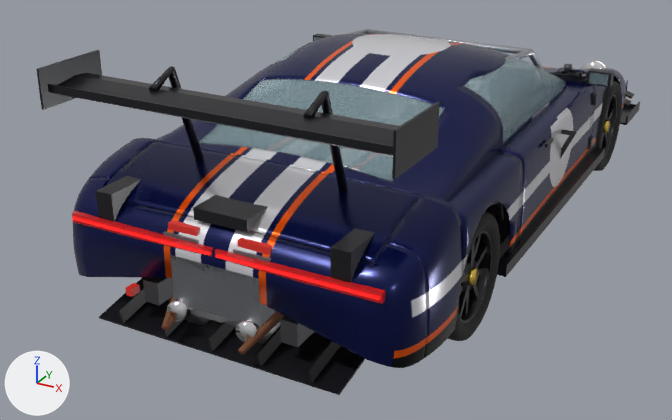
Two versions of the glTF model godot/assets/fastback.glb, one commit apart.
Rendered twice from a 50 mm lens placed at (2.37, -5.43, 2.57), pointed at (-0.35, -0.48, 0.1). Arrows for +X, +Y and +Z are at lower left; the lights stay in place. The first picture is the older version. Where no turn or scale is listed for an object, it has been applied to the vertices. Vertices at exactly the same position are counted once.

The first picture shows 'Body_Rear', 'Body_Sides', 'Bumper_R', 'Diffuser', 'Door_FR', 'Engine', 'Exhaust', 'Headers', 'IntakeManifold', 'RearWing', 'Rear_Glass', 'Roof_Pillars', 'Taillight_R', 'Trunk', 'Window_FR' and 27 more.
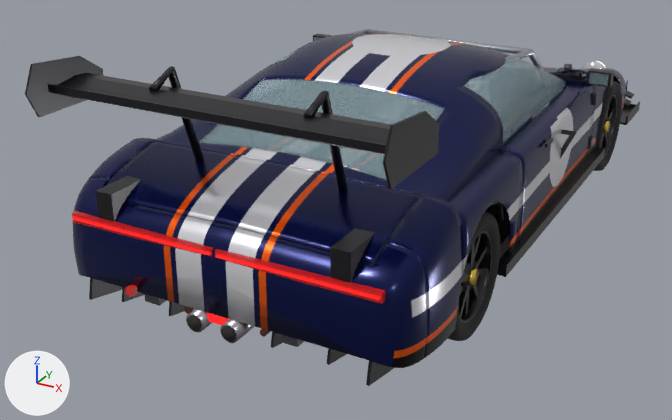
Changed parts and their boxes [x1, y1, x2, y2] in the pictures (672 x 420 px; the box of a moved part takes in the faces that stretch with it):
'RearWing', reshaped: before [36, 50, 440, 191]; after [25, 56, 439, 191]
'Diffuser', reshaped (mostly hidden afterwards): before [99, 277, 365, 395]; after [89, 278, 394, 386]
'Engine', moved (not visible afterwards): before [163, 220, 302, 327]
'IntakeManifold', moved (not visible afterwards): before [193, 195, 268, 232]
'Exhaust', reshaped: before [167, 298, 281, 344]; after [186, 309, 255, 343]
'Headers', moved (mostly hidden): before [161, 292, 284, 355]; after [184, 306, 270, 337]
part 1 of me_bumper_r, moved or reshaped (not visible before): after [90, 277, 367, 360]
part 2 of me_diffuser, added: after [207, 312, 229, 325]
part 3 of me_diffuser, rebuilt (not visible afterwards): before [99, 277, 365, 395]
part 4 of me_diffuser, deleted (black): before [118, 287, 146, 323]
part 5 of me_diffuser, deleted (black): before [308, 340, 340, 383]
part 6 of me_diffuser, deleted: before [208, 322, 235, 352]
part 7 of me_diffuser, reshaped: before [162, 318, 282, 367]; after [89, 278, 394, 386]
part 8 of me_rearwing, rebuilt (16% wider): before [392, 102, 440, 179]; after [383, 111, 439, 189]
part 9 of me_rearwing, rebuilt (19% wider): before [36, 50, 102, 110]; after [25, 56, 104, 118]
part 10 of me_exhaust, added: after [187, 315, 202, 331]
part 11 of me_exhaust, added: after [221, 325, 237, 342]
part 12 of me_exhaust, moved or reshaped (mostly hidden afterwards): before [169, 298, 281, 344]; after [186, 309, 238, 343]
part 13 of me_exhaust, recoloured: before [167, 299, 254, 342]; after [187, 311, 255, 343]

Patch to the scene script:
```diff
--- a/godot/assets/fastback.glb.py
+++ b/godot/assets/fastback.glb.py
@@ mat_titanium @@
+mat_titanium = principled_material('titanium')
+mat_titanium.base_color = (0.46, 0.43, 0.48)  # grey #b5afb8
+mat_titanium.metallic = 1.0
+mat_titanium.roughness = 0.28
@@ me_bumper_r @@
 me_bumper_r.from_pydata(...)  # 1488 vertices, 2972 faces; spans x -1.0..1.0, y -2.31..-2.1, z 0.27..0.8
 # verts and faces of me_bumper_r; kept vertices keep their numbers, new ones are numbered from 1488
+# me_bumper_r part 1
+delete_faces([(663, 1328, 664), (664, 1328, 1329), (601, 664, 1329), (601, 1329, 1266)])
+faces += [(601, 664, 663), (1266, 1328, 1329), (601, 663, 1328), (601, 1328, 1266)]
 me_bumper_r.materials.append(mat_paint)
@@ me_diffuser @@
-me_diffuser.from_pydata(...)  # 48 vertices, 72 faces; spans x -0.7..0.7, y -2.38..-1.82, z 0.142..0.338
+me_diffuser.from_pydata(...)  # 72 vertices, 108 faces; spans x -0.82..0.82, y -2.308..-1.412, z 0.007..0.363
+# me_diffuser part 2: a new loose piece, a box spanning x -0.055..0.055, y -2.308..-2.288, z 0.28..0.33, in mat_ledred (red #ff0000, glowing red #ff2727)
+# me_diffuser part 3: the loose piece of 8 vertices spanning x -0.7..0.7, y -2.372..-1.828, z 0.145..0.255 is rebuilt with 8 vertices and now spans x -0.82..0.82, y -2.291..-1.429, z 0.144..0.346
+# me_diffuser part 4: the loose piece of 8 vertices spanning x -0.556..-0.544, y -2.38..-1.82, z 0.142..0.338 is deleted
+# me_diffuser part 5: the loose piece of 8 vertices spanning x 0.544..0.556, y -2.38..-1.82, z 0.142..0.338 is deleted
+# me_diffuser part 6: the loose piece of 8 vertices spanning x -0.006..0.006, y -2.38..-1.82, z 0.142..0.338 is deleted
+# me_diffuser part 7: 16 vertices removed from x -0.281..0.281, y -2.38..-1.82, z 0.142..0.338; 48 vertices added at x -0.818..0.818, y -2.308..-1.412, z 0.007..0.363
+# other edits to the shape of me_diffuser do not show in these pictures
 me_diffuser.materials.append(mat_carbon)
+me_diffuser.materials.append(mat_ledred)  # red #ff0000, glowing red #ff2727
@@ me_rearwing @@
-me_rearwing.from_pydata(...)  # 98 vertices, 172 faces; spans x -0.94..0.94, y -2.35..-1.78, z 0.83..1.42
+me_rearwing.from_pydata(...)  # 110 vertices, 196 faces; spans x -0.94..0.94, y -2.44..-1.78, z 0.83..1.45
+# me_rearwing part 8: the loose piece of 8 vertices spanning x 0.92..0.94, y -2.35..-1.93, z 1.22..1.42 is rebuilt with 14 vertices and now spans x 0.92..0.94, y -2.44..-1.92, z 1.19..1.45
+# me_rearwing part 9: the loose piece of 8 vertices spanning x -0.94..-0.92, y -2.35..-1.93, z 1.22..1.42 is rebuilt with 14 vertices and now spans x -0.94..-0.92, y -2.44..-1.92, z 1.19..1.45
 me_rearwing.materials.append(mat_carbon)
@@ me_exhaust @@
-me_exhaust.from_pydata(...)  # 248 vertices, 472 faces; spans x -0.28..0.28, y -2.37..1.01, z 0.15..0.37
+me_exhaust.from_pydata(...)  # 344 vertices, 656 faces; spans x -0.33..0.33, y -2.36..1.01, z 0.15..0.44
+# me_exhaust part 10: a new loose piece, a 20-sided cylinder along y spanning x -0.141..-0.059, y -2.357..-2.345, z 0.239..0.321, in mat_soot (dark grey #302f2d)
+# me_exhaust part 11: a new loose piece, a 20-sided cylinder along y spanning x 0.059..0.141, y -2.357..-2.345, z 0.239..0.321, in mat_soot (dark grey #302f2d)
+# me_exhaust part 12: 179 vertices moved from x -0.28..0.28, y -2.37..-1.68, z 0.16..0.37 to x -0.33..0.33, y -2.35..-1.4, z 0.23..0.44; 7 vertices removed from x -0.22..0.25, y -2.37..-2.25, z 0.32..0.37; 23 vertices added at x -0.15..0.1, y -2.35..-2.15, z 0.23..0.33
+# me_exhaust part 13: 77 faces spanning x -0.15..0.15, y -2.35..-2.15, z 0.23..0.33 switch from mat_chrome (white #ededf1) to mat_titanium (grey #b5afb8)
 me_exhaust.materials.append(mat_steel)
+me_exhaust.materials.append(mat_soot)  # dark grey #302f2d
@@ me_engine @@
-me_engine.from_pydata(...)  # 56 vertices, 84 faces; spans x -0.3..0.3, y -2.31..-1.6, z 0.255..0.735
+me_engine.from_pydata(...)  # 56 vertices, 84 faces; spans x -0.3..0.3, y -2.13..-1.42, z 0.255..0.735
+# me_engine part 14: the whole mesh is moved by (0.0, 0.18, 0.0)
 me_engine.materials.append(mat_engine)
@@ me_headers @@
-me_headers.from_pydata(...)  # 266 vertices, 512 faces; spans x -0.358..0.358, y -2.439..-1.752, z 0.242..0.629
+me_headers.from_pydata(...)  # 266 vertices, 512 faces; spans x -0.358..0.358, y -2.259..-1.572, z 0.242..0.629
+# me_headers part 15: the whole mesh is moved by (0.0, 0.18, 0.0)
 me_headers.materials.append(mat_rust)
@@ me_intakemanifold @@
-me_intakemanifold.from_pydata(...)  # 168 vertices, 300 faces; spans x -0.15..0.15, y -2.24..-1.72, z 0.705..0.83
+me_intakemanifold.from_pydata(...)  # 168 vertices, 300 faces; spans x -0.15..0.15, y -2.06..-1.54, z 0.705..0.83
+# me_intakemanifold part 16: the whole mesh is moved by (0.0, 0.18, 0.0)
 me_intakemanifold.materials.append(mat_carbon)
```
